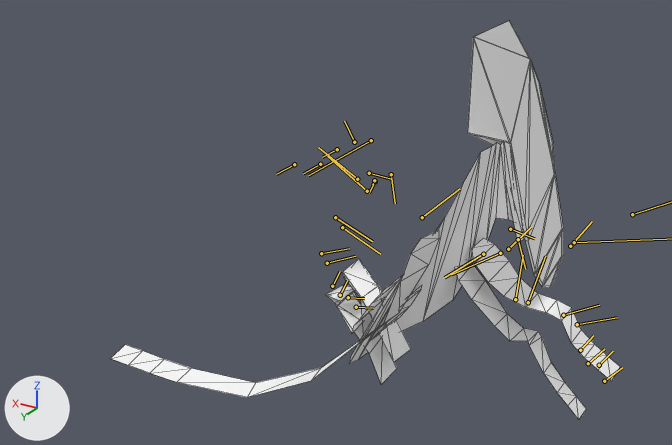
One commit to the FBX model Assets/Resources/CardArt/Models/Mesh_AntelopeA.fbx: the scene before it, then after it.
One viewpoint serves both versions: a camera (50 mm lens) standing at (-0.577, 1.38, 0.632) and looking at (0.262, -0.018, -0.067). The axes (+X, +Y, +Z) are drawn at lower left. The lights are the same throughout. Both versions are drawn at frame 240 of the action 'ArmatureAction'; the numbers are the values there. The bones that bend it are drawn over the model as lines. Mesh edges are drawn as thin lines.

The first picture shows 'Mesh_Body', 'Mesh_Face'.
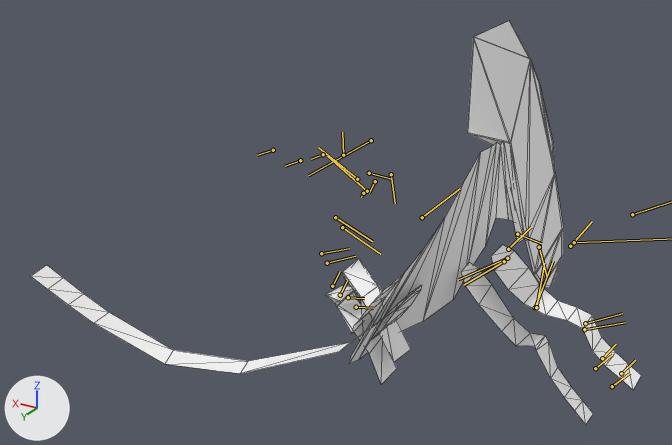
Location of each change, (x1, y1, x2, y2) in pixels of the pictures (672 x 445 px):
```json
{"object": "Mesh_Body", "change": "posed", "before": [110, 21, 620, 419], "after": [31, 21, 641, 424], "on screen": "20% wider"}
{"bone": "Bone_ShoulderL", "before": "(510, 229) to (534, 238)", "after": "(517, 234) to (541, 243)"}
{"bone": "Bone_ShoulderR", "before": "(518, 239) to (525, 269)", "after": "(539, 247) to (547, 277)"}
{"bone": "Bone_PelvisTail", "before": "(374, 180) to (372, 184)", "after": "(363, 193) to (361, 197)"}
{"bone": "Bone_Tail", "before": "(354, 142) to (344, 121)", "after": "(343, 155) to (342, 132)"}
```

The change, as JSON lines over the scene's bpy script:
```json
{"block": "bone_bone_shoulderl", "where": "bone_bone_shoulderl = bpy.data.objects['Armature'].pose.bones['Bone_ShoulderL']  # child of 'Bone_Spine'"}
{"op": "set", "path": "bone_bone_shoulderl.location", "old": "(-3.3, -0.5, -1.8)", "new": "(-2.9, 0.9, -1.6)"}
{"block": "bone_bone_shoulderr", "where": "bone_bone_shoulderr = bpy.data.objects['Armature'].pose.bones['Bone_ShoulderR']  # child of 'Bone_Spine'"}
{"op": "set", "path": "bone_bone_shoulderr.location", "old": "(-1.3, -3.4, -2.7)", "new": "(-4.3, -1.1, -4.0)"}
{"block": "bone_bone_pelvistail", "where": "bone_bone_pelvistail = bpy.data.objects['Armature'].pose.bones['Bone_PelvisTail']  # child of 'Bone_Pelvis'"}
{"op": "set", "path": "bone_bone_pelvistail.location", "old": "(0.2, 0.0, 0.0)", "new": "(-1.0, -1.5, -3.0)"}
{"block": "bone_bone_tail", "where": "bone_bone_tail = bpy.data.objects['Armature'].pose.bones['Bone_Tail']  # child of 'Bone_PelvisTail'"}
{"op": "set", "path": "bone_bone_tail.rotation_quaternion", "old": "(0.995, 0.0, 0.0, -0.103)", "new": "(0.992, 0.056, 0.06, 0.092)", "note": "degrees (0, 0, -12) -> degrees (7, 6, 11)"}
```
